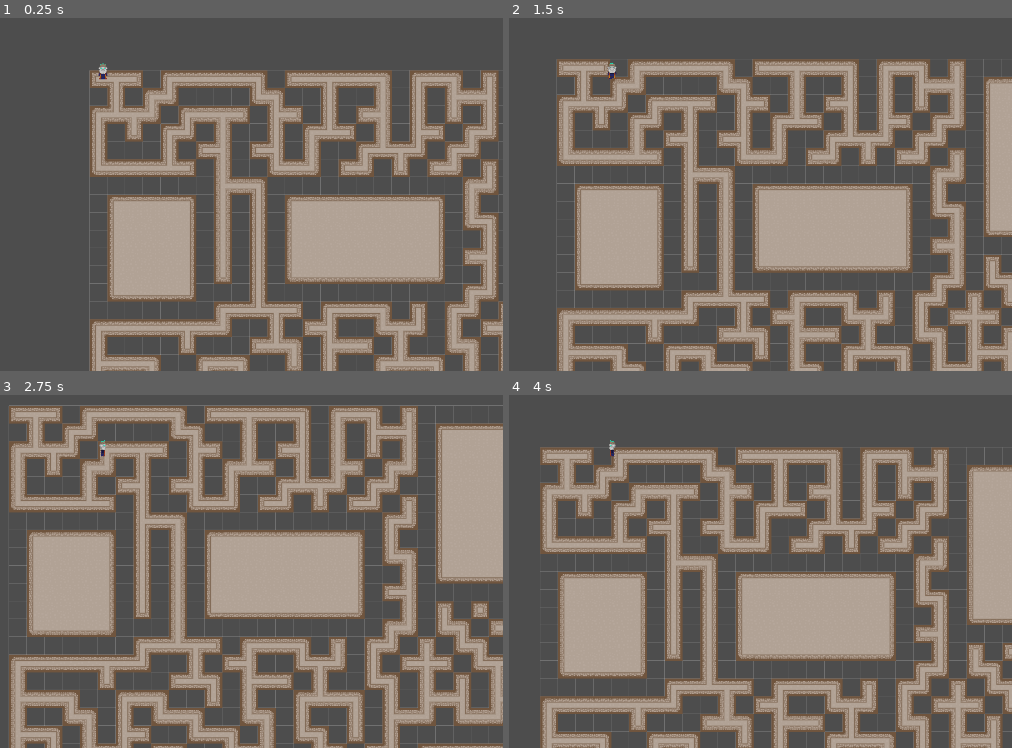
Above: before the commit, frames 1-4 (two rows, left to right).
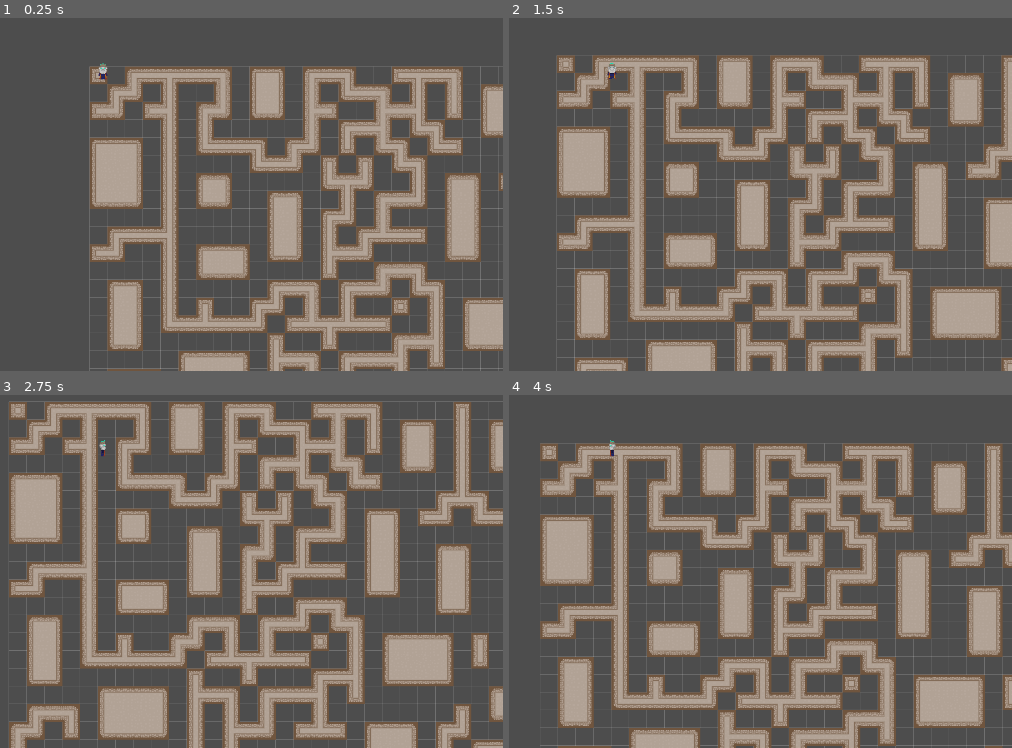
Above: after the commit, the same moments.

Repository: Taedenn/Procedural_Dungeon_Generator
Game: Godot game, scene res://scenes/auto_tile.tscn
Two runs of this game, one before a commit and one after it. Both use one fixed random seed, a clock stepped at 60 frames per second and the inputs below. This scene is started directly instead of the project's main scene.
Inputs:
- Up to frame 1 (0.25 s): no input
- Up to frame 2 (1.5 s): tap Enter at 0.5 s; hold Right (right) 0.53-1.28 s; hold Down (down) from 1.28 s (still down)
- Up to frame 3 (2.75 s): release Down (down) at 2.03 s; hold Right (right) from 2.03 s (still down)
- Up to frame 4 (4 s): release Right (right) at 2.78 s; hold Up (up) 2.78-3.53 s; hold Left (left) from 3.53 s (still down)

The runs differ from the first frame. In frame 1, 48% of the frame differs, in the area x 17-100%, y 13-100%; in frame 2, 54%; in frame 3, 65%, in the area x 1-100%, y 1-100%; in frame 4, 54%.

Commit message:
formatting

Diff:
--- a/procedural-dungeon/scenes/auto_tile.tscn
+++ b/procedural-dungeon/scenes/auto_tile.tscn
@@ -363,7 +363,8 @@
 
 [node name="Auto_Tile" type="Node2D"]
 script = ExtResource("1_pk6on")
-min_room_size = Vector2i(5, 5)
+num_rooms = 20
+max_room_size = Vector2i(5, 5)
 
 [node name="TileMapLayer" type="TileMapLayer" parent="."]
 tile_set = SubResource("TileSet_o8o5x")
--- a/procedural-dungeon/scripts/auto_tile.gd
+++ b/procedural-dungeon/scripts/auto_tile.gd
@@ -88,13 +88,13 @@
 
 func flood_fill():
 	var start_points = find_start_points()
-	#print("start points: ", start_points)
 	if start_points.is_empty():
-		print("Fail")
+		print("No valid start points")
 		return
 
 	start_points.shuffle()
 	for start in start_points:
+
 		flood_fill_corridors(start)
 
 	if not corridor_tiles.is_empty():
@@ -133,36 +133,24 @@
 			visited_tiles.append(current)
 			corridor_tiles.append(current)
 
-			#print("current: ", current)
-
 			directions.shuffle()
 
 			for direction in directions:
 				var neighbor = current + direction
 
-				"""print("neighbor: ", neighbor, " ",
-				visited_tiles.has(neighbor), is_within_bounds(neighbor),
-				is_adjacent_to_room(neighbor, 1))"""
-
 				if (not visited_tiles.has(neighbor) and
 					is_within_bounds(neighbor) and
 					not is_adjacent_to_room(neighbor, 1)):
-					#print("pass")
 
 					var connection_count = 0
 					var neighbor_directions = [Vector2i.RIGHT, Vector2i.LEFT, Vector2i.DOWN, Vector2i.UP]
 					for neighbor_dir in neighbor_directions:
 						var neighbor_neighbor = neighbor + neighbor_dir
 
-						"""print("neighbor's neighbors: ", neighbor_neighbor,
-							corridor_tiles.has(neighbor_neighbor), room_tiles.has(neighbor_neighbor),
-							neighbor_neighbor == current)"""
-
 						if (corridor_tiles.has(neighbor_neighbor) or
 							room_tiles.has(neighbor_neighbor) or
 							neighbor_neighbor == current):
 							connection_count += 1
-							#print("connections: ", connection_count)
 
 					if connection_count > 1:
 						visited_tiles.append(neighbor)
